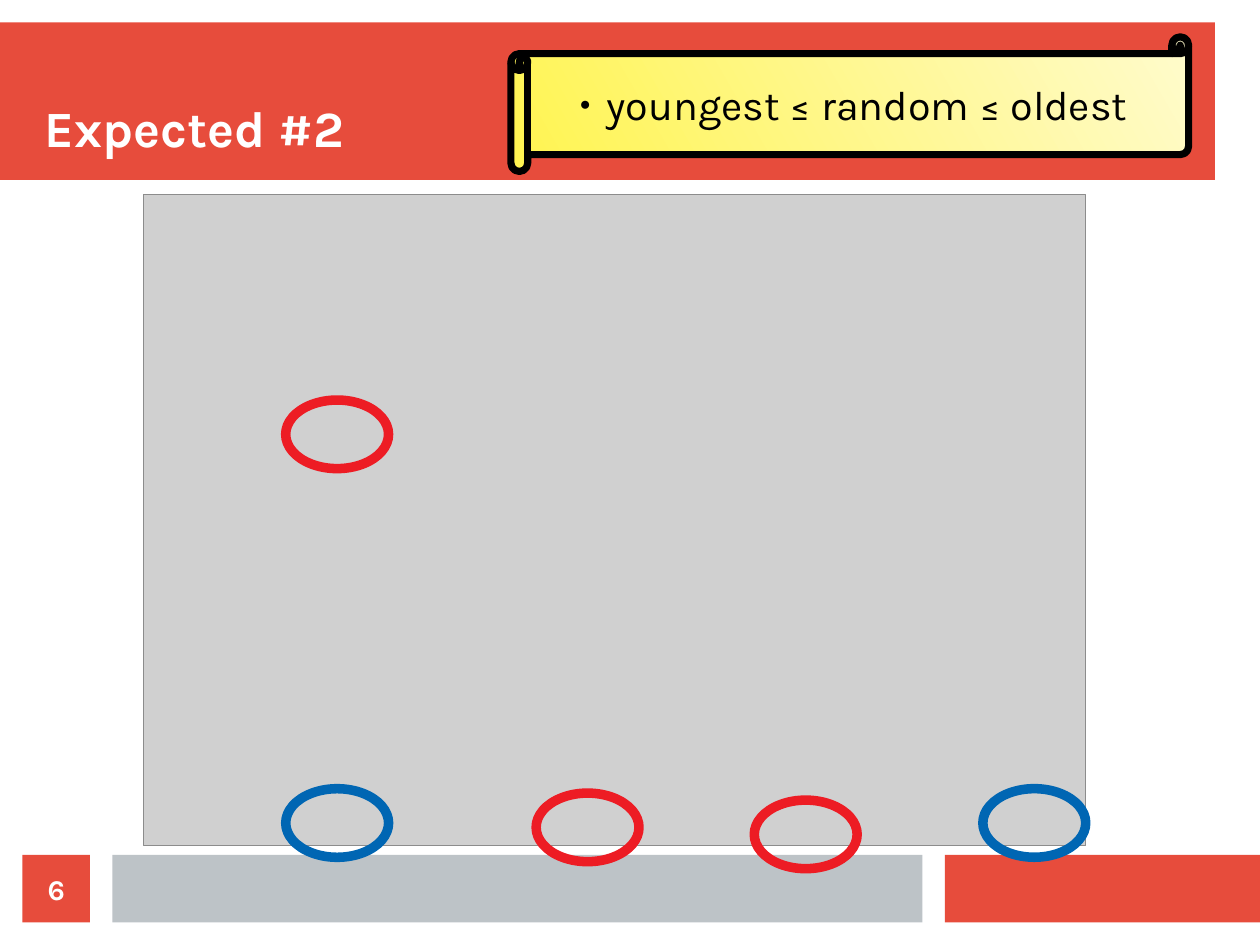
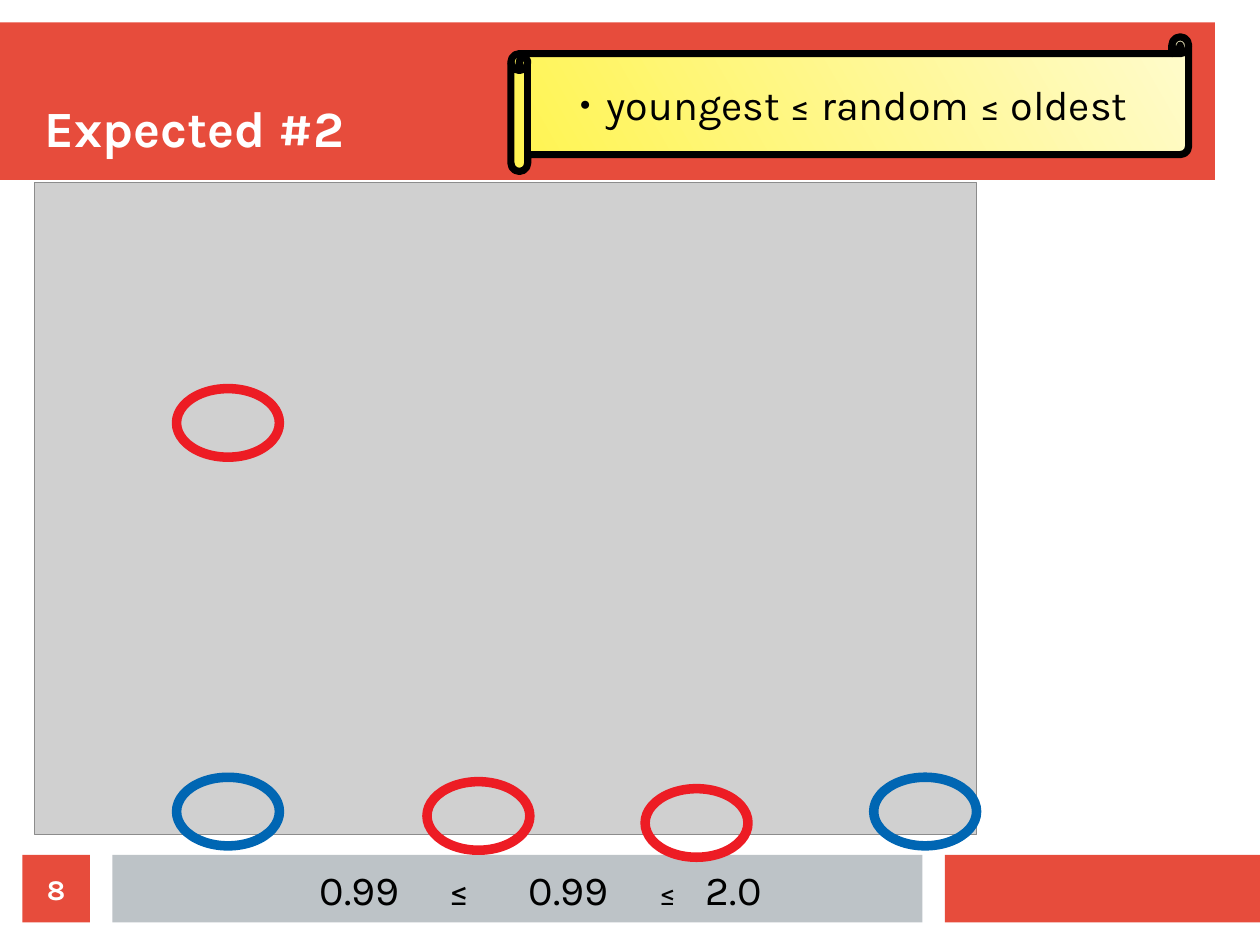
Before and after one commit to richelbilderbeek/Science, a slide deck: slide 8 of Bilderbeek20180502TeceMeeting/20180502Sampling.odp (slide 6 before the commit). Drawn at 1260x945 pixels with LibreOffice and Linux fonts; fonts in the diff are those of the drawing; grey boxes stand for pictures. Boxes give left, top, right and bottom in pixels: in the first picture for what was removed or moved away, otherwise in the second. Text is boxed around its words. In the diff, an @@ line names an element or a change of style, - is before the commit and + after.

```diff
--- a/Bilderbeek20180502TeceMeeting/20180502Sampling.odp
+++ b/Bilderbeek20180502TeceMeeting/20180502Sampling.odp
@@ 3 ellipses, 1 picture moved together from (x1=144, y1=194, x2=1086, y2=858) to (x1=34, y1=183, x2=976, y2=846) @@
@@ ellipse moved from (x1=755, y1=800, x2=858, y2=869) to (x1=428, y1=782, x2=531, y2=851) @@
@@ ellipse moved from (x1=536, y1=794, x2=639, y2=862) to (x1=645, y1=789, x2=748, y2=858) @@
@@ page number at (x1=47, y1=881, x2=65, y2=901): text changed @@
-6
+8
@@ text added at (x1=320, y1=878, x2=762, y2=906), 26 pt, text #000000 @@
+0.99 ≤ 0.99 ≤ 2.0
```
Also in this commit, not shown: 9 other slides changed, 3 slides added, 1 slide removed, 4 other files.
